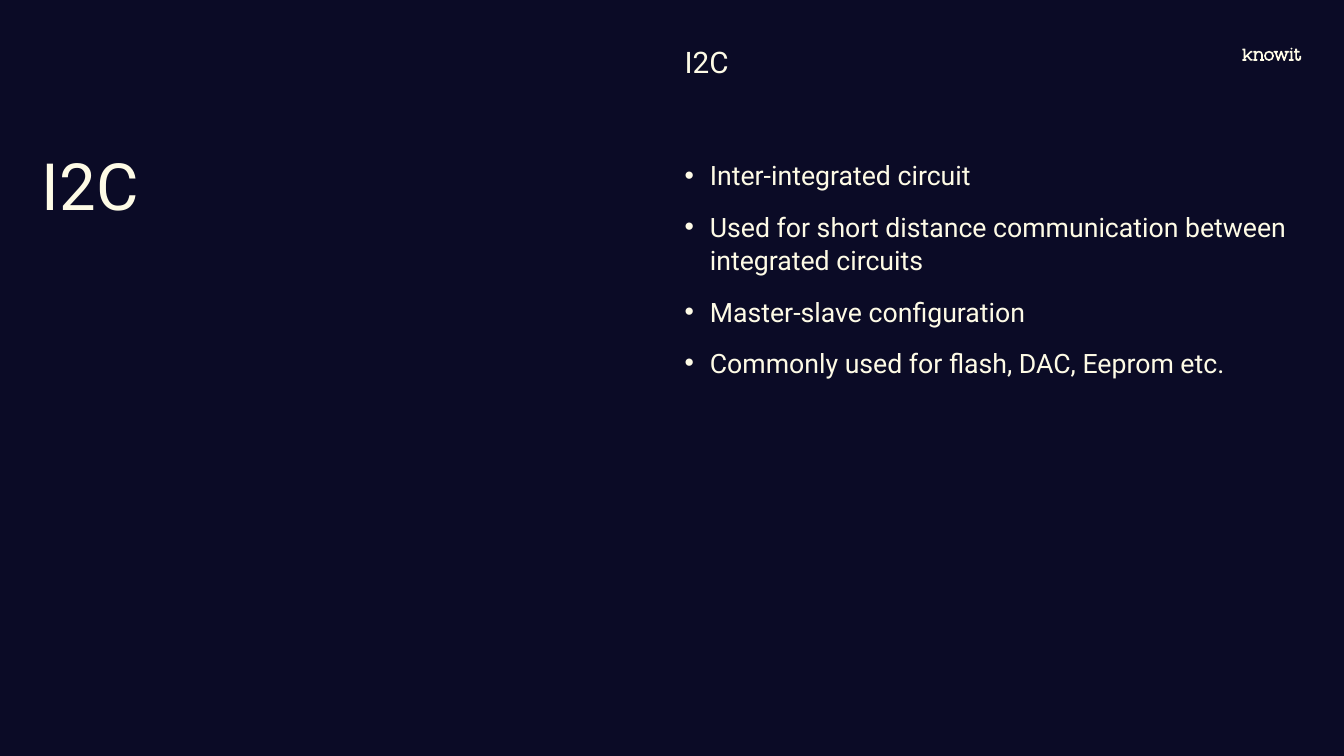
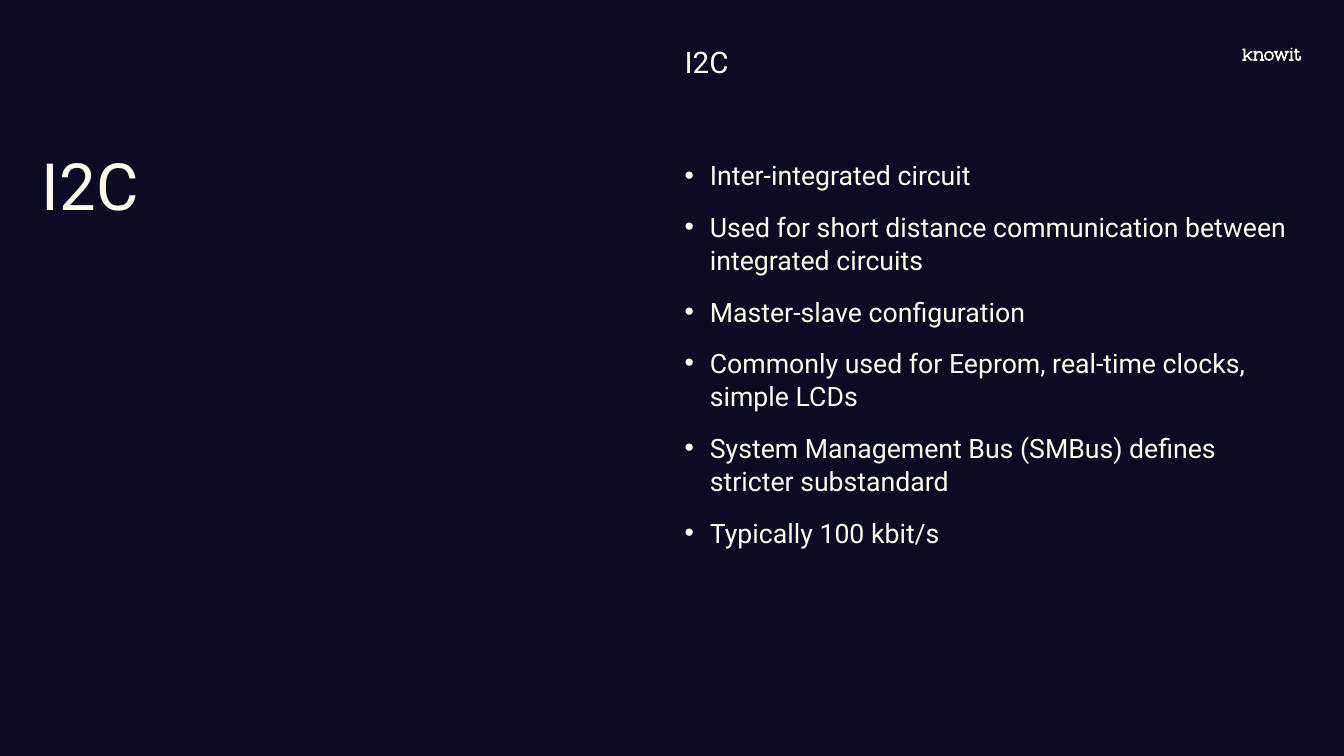
Before and after one commit to joelstr/knowit-embedded-academy, a slide deck: slide 16 of Communication_interfaces/Embedded academy - Communication interfaces.pptx (slide 15 before the commit). Drawn at 1344x756 pixels with LibreOffice and Linux fonts; fonts in the diff are those of the drawing; background and template pictures are left out. Boxes give left, top, right and bottom in pixels: in the first picture for what was removed or moved away, otherwise in the second. Text is boxed around its words. In the diff, an @@ line names an element or a change of style, - is before the commit and + after.

```diff
--- a/Communication_interfaces/Embedded academy - Communication interfaces.pptx
+++ b/Communication_interfaces/Embedded academy - Communication interfaces.pptx
@@ text at (710,352,1245,549): text changed @@
-• Commonly used for flash, DAC, Eeprom etc.
+• Commonly used for Eeprom, real-time clocks, simple LCDs
+• System Management Bus (SMBus) defines stricter substandard
+• Typically 100 kbit/s
```
Also in this commit, not shown: 2 other slides changed, 10 slides added, 1 slide removed.
